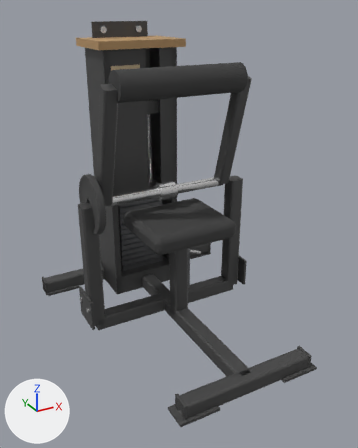
The glTF model catalogs/ludus/models/LD-B019/model.glb as it was, and as the next commit left it.
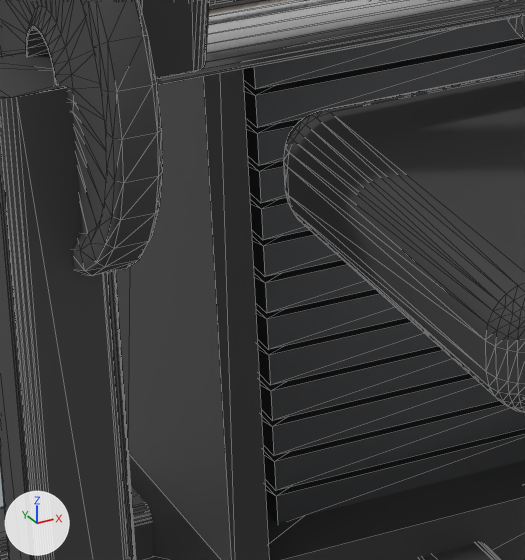
The first picture shows the older version from a 50 mm camera at (-0.981, -1.79, 1.395) aimed at (-0.026, -0.055, 0.527). The close-ups show the older and then the newer version on the part from 23% to 44% of the width and 44% to 62% of the height of that picture. Only the edits that show in the close-ups are written down. Arrows for +X, +Y and +Z are at lower left; the lights stay in place. The close-ups show mesh edges as thin lines. Where no turn or scale is listed for an object, it has been applied to the vertices.

The scene before the commit, as lines of its bpy script (objects in view):
```python
me_mesh_0 = bpy.data.meshes.new('Mesh_0')
me_mesh_0.from_pydata(...)  # 56 vertices, 108 faces; spans x -0.035..0.035, y -0.035..0.035, z -0.5..0.5
me_mesh_0.materials.append(mat_frame)  # dark grey #535353
me_mesh_7 = bpy.data.meshes.new('Mesh_7')
me_mesh_7.from_pydata(...)  # a box spanning x -0.5..0.5, y -0.5..0.5, z -0.5..0.5
me_mesh_7.materials.append(mat_plate)  # grey #727376
ob_base_rear = bpy.data.objects.new('base_rear', me_mesh_0)
ob_base_rear.parent = ob_base
ob_base_rear.location = (0.0, 0.556, 0.035)
ob_base_rear.rotation_euler = (-1.571, 0.0, -1.571)  # degrees (-90, 0, -90)
ob_base_rear.scale = (1.0, 1.0, 1.01)
ob_stack_plate_02 = bpy.data.objects.new('stack_plate_02', me_mesh_7)
ob_stack_plate_02.parent = ob_stack
ob_stack_plate_02.location = (0.0, 0.0, 0.14)
ob_stack_plate_02.scale = (0.24, 0.13, 0.0252)
ob_stack_plate_07 = bpy.data.objects.new('stack_plate_07', me_mesh_7)
ob_stack_plate_07.parent = ob_stack
ob_stack_plate_07.location = (0.0, 0.0, 0.291)
ob_stack_plate_07.scale = (0.24, 0.13, 0.0252)
# also in view: 'tower_side' at (-0.165, 0.461, 0.614); 'stack_plate_05' at (0.0, 0.461, 0.234); 'stack_plate_06' at (0.0, 0.461, 0.264); 'stack_plate_13' at (0.0, 0.461, 0.475); 'seat_pad' at (0.0, -0.005, 0.502)
```
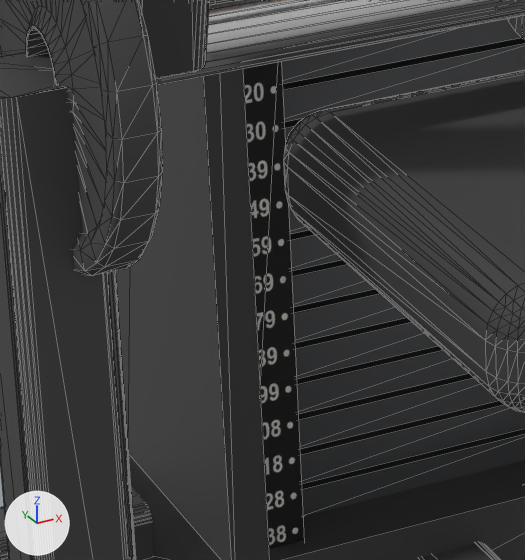
Boxes [x1, y1, x2, y2] around the edits, measured in the close-ups (525 x 560 px):
'decal_scale', added
    after: [243, 62, 304, 549]
'stack_plate_09', unchanged, covered by the edit
    before: [250, 194, 309, 240]
    after: [288, 205, 309, 234]
'stack_plate_11', unchanged, covered by the edit
    before: [246, 119, 302, 165]
    after: [284, 119, 302, 143]
'stack_plate_10', unchanged, covered by the edit
    before: [248, 156, 286, 203]

What the commit changed:
Picture 'Image_2' (img_image_2) is new.
Material 'decal.002' (mat_decal_002) is new.
Its texture is img_image_2.
Its metallic is 0.1.
Its roughness is 0.55.
Mesh me_mesh_9_1 is new.
It has 4 vertices, 2 faces and spans x -0.022..0.022, y 0.0, z -0.212..0.212.
It uses material mat_decal_002 (picture img_image_2).
Object 'decal_scale' (ob_decal_scale) is new; it shows me_mesh_9_1.
Its location is (-0.135, 0.3606, 0.3085).
